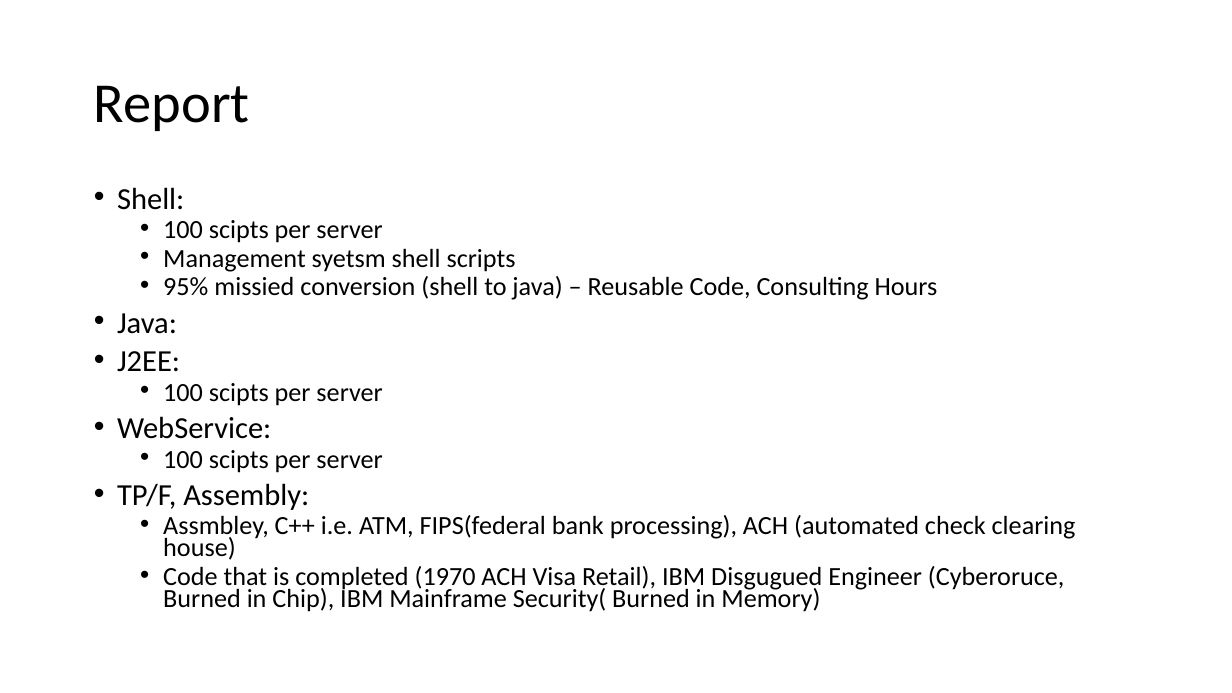
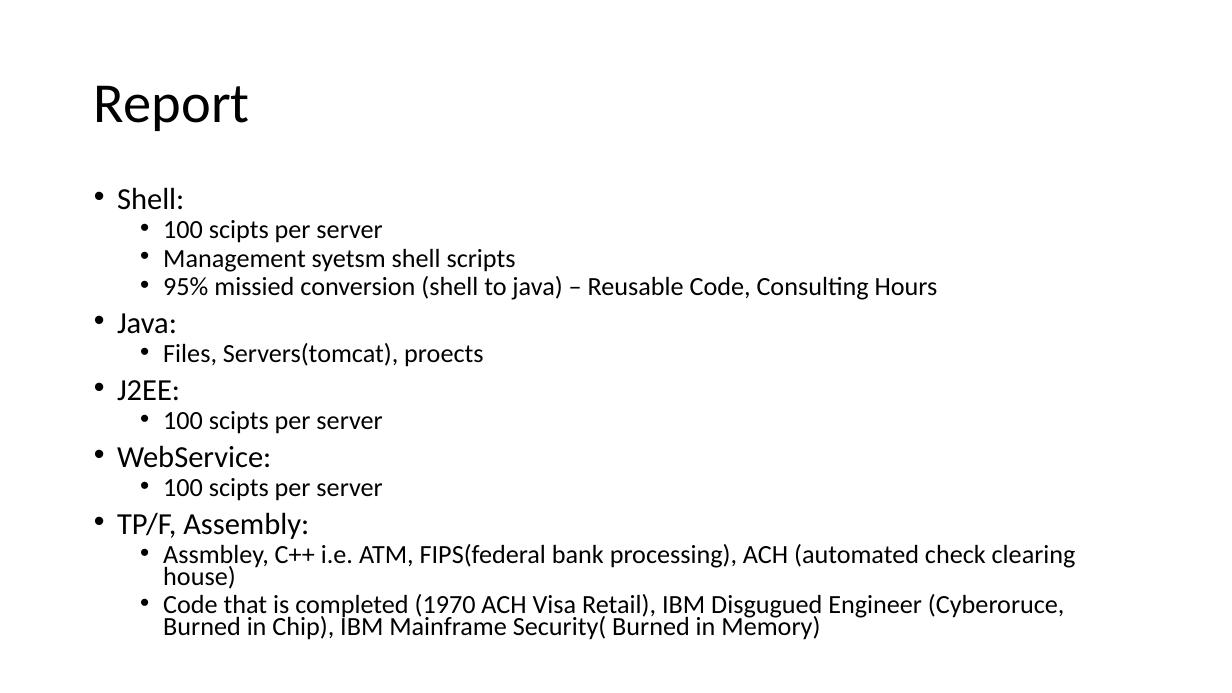
Before and after one commit to meja0016/FBI-depricated-, a slide deck: slide 7 of docs/excel/nonPolicePresentation.pptx. Drawn at 1232x693 pixels with LibreOffice and Linux fonts; fonts in the diff are those of the drawing. Boxes give left, top, right and bottom in pixels: in the first picture for what was removed or moved away, otherwise in the second. Text is boxed around its words. In the diff, an @@ line names an element or a change of style, - is before the commit and + after.

```diff
--- a/docs/excel/nonPolicePresentation.pptx
+++ b/docs/excel/nonPolicePresentation.pptx
@@ text at (x1=163, y1=343, x2=483, y2=367): paragraph added @@
+  • Files, Servers(tomcat), proects
```
Also in this commit, not shown: 2 other slides changed.
